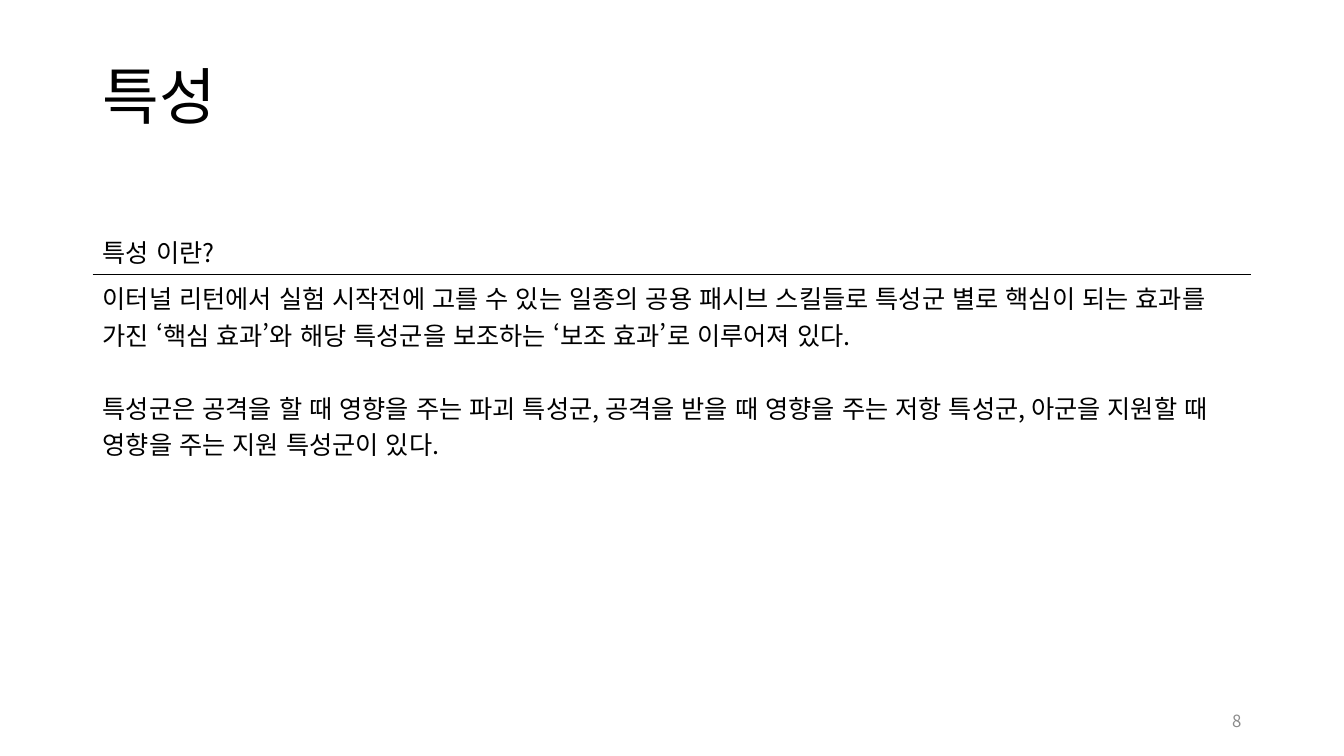
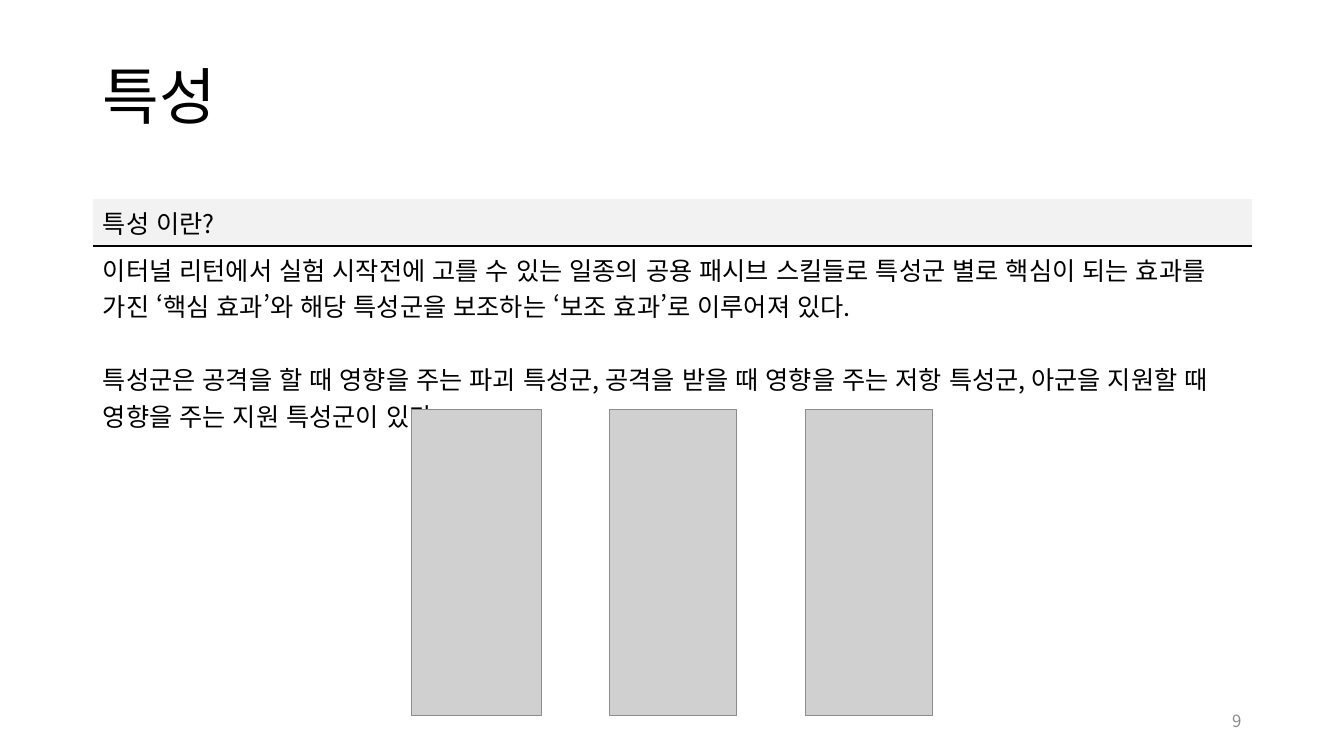
Before and after one commit to yjk0401/unityenginebasic_9th, a slide deck: slide 9 of 기획/이터널 리턴/이터널 리턴 역기획서.pptx (slide 8 before the commit). Drawn at 1344x756 pixels with LibreOffice and Linux fonts; fonts in the diff are those of the drawing; grey boxes stand for pictures. Boxes give left, top, right and bottom in pixels: in the first picture for what was removed or moved away, otherwise in the second. Text is boxed around its words. In the diff, an @@ line names an element or a change of style, - is before the commit and + after.

```diff
--- a/기획/이터널 리턴/이터널 리턴 역기획서.pptx
+++ b/기획/이터널 리턴/이터널 리턴 역기획서.pptx
@@ table at [93, 200, 1252, 436] @@
@@ fill none to #F2F2F2 in row 1, column 1 @@
@@ table: place and size @@
-table at [93, 228, 1252, 460]
+table at [93, 200, 1252, 436]
@@ picture added at [411, 410, 541, 716] @@
@@ picture added at [610, 410, 737, 716] @@
@@ picture added at [806, 410, 933, 716] @@
@@ page number at [1232, 714, 1241, 727]: text changed @@
-8
+9
```
Also in this commit, not shown: 6 other slides changed, 10 slides added.
